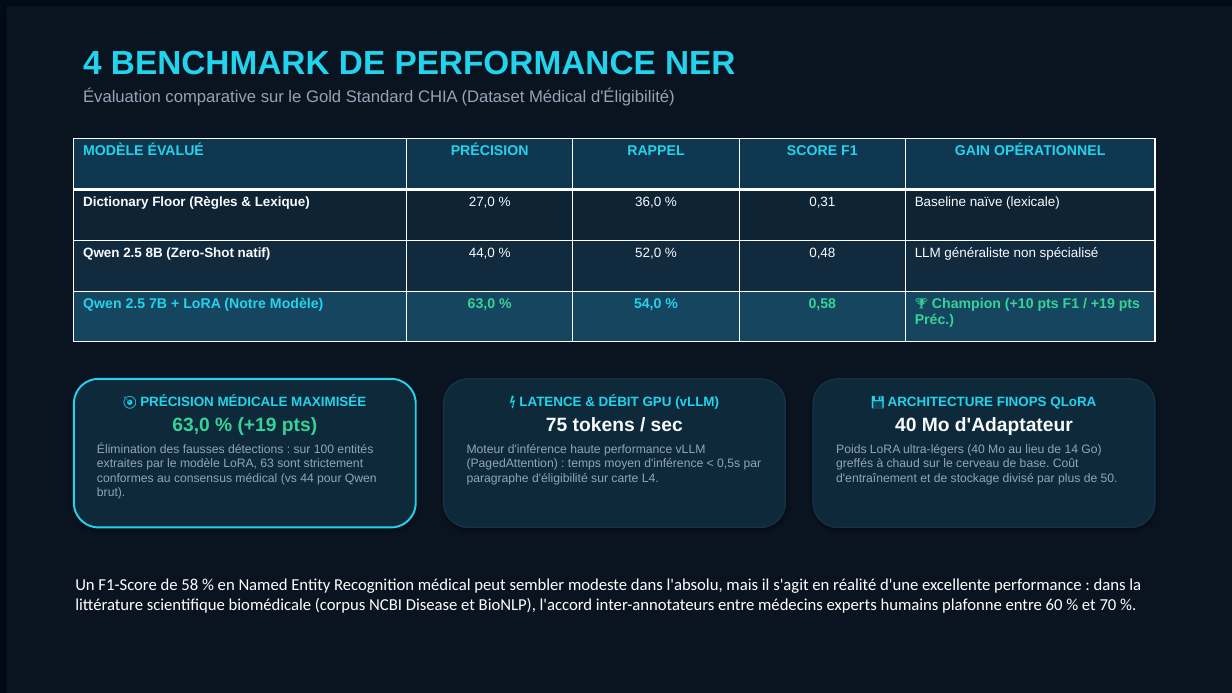
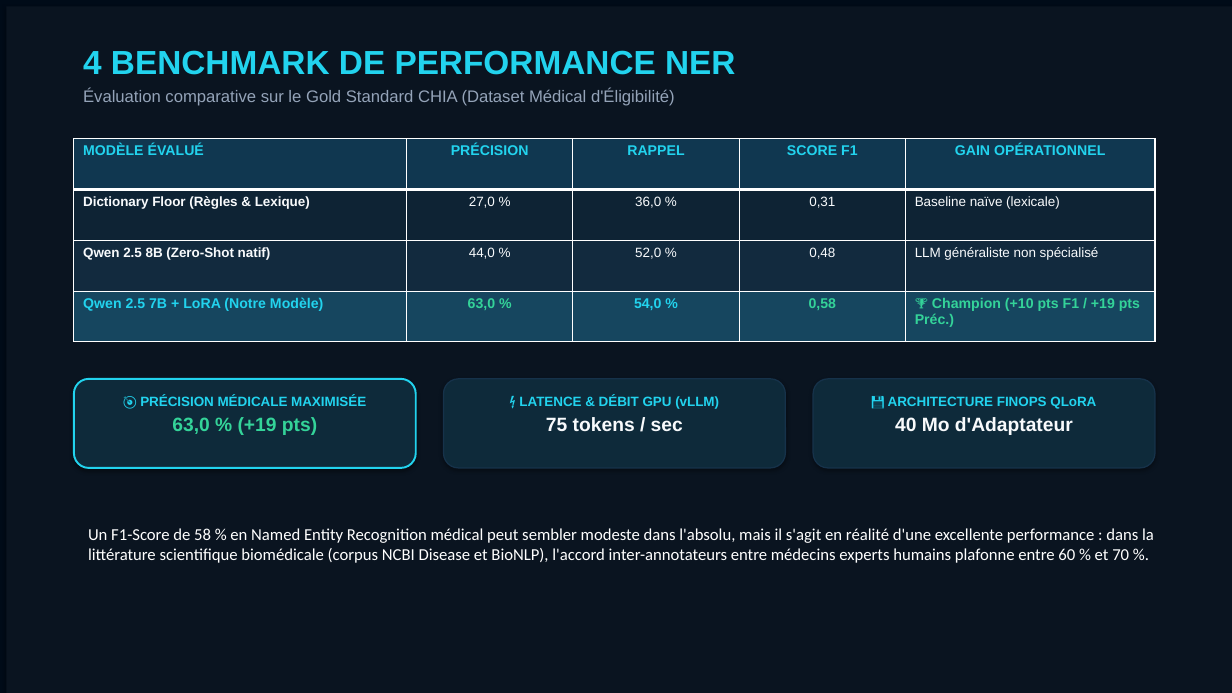
Before and after one commit to Elkristobal59/CERTIFICATION_CDSD, a slide deck: slide 7 of Bloc_6_CliNER/CliNER_presentation.pptx. Drawn at 1232x693 pixels with LibreOffice and Linux fonts; fonts in the diff are those of the drawing. Boxes give left, top, right and bottom in pixels: in the first picture for what was removed or moved away, otherwise in the second. Text is boxed around its words. In the diff, an @@ line names an element or a change of style, - is before the commit and + after.

Commit message:
feat(certif): harmonisation complete des livrables des blocs 1 a 6 conformes aux attentes Jedha

```diff
--- a/Bloc_6_CliNER/CliNER_presentation.pptx
+++ b/Bloc_6_CliNER/CliNER_presentation.pptx
@@ rounded rectangle: place and size @@
-rounded rectangle at (74, 379, 416, 528)
+rounded rectangle at (74, 379, 416, 468)
@@ rounded rectangle: place and size @@
-rounded rectangle at (444, 379, 786, 528)
+rounded rectangle at (444, 379, 786, 468)
@@ rounded rectangle: place and size @@
-rounded rectangle at (813, 379, 1155, 528)
+rounded rectangle at (813, 379, 1155, 468)
@@ text at (97, 443, 377, 499): paragraph removed @@
-Élimination des fausses détections : sur 100 entités extraites par le modèle LoRA, 63 sont strictement conformes au consensus médical (vs 44 pour Qwen brut).
@@ text at (467, 444, 762, 485): paragraph removed @@
-Moteur d'inférence haute performance vLLM (PagedAttention) : temps moyen d'inférence < 0,5s par paragraphe d'éligibilité sur carte L4.
@@ text at (836, 444, 1118, 485): paragraph removed @@
-Poids LoRA ultra-légers (40 Mo au lieu de 14 Go) greffés à chaud sur le cerveau de base. Coût d'entraînement et de stockage divisé par plus de 50.
@@ text "Un F1-Score de 58 % ...": place and size @@
-text "Un F1-Score de 58 % ..." at (75, 578, 1141, 613)
+text "Un F1-Score de 58 % ..." at (88, 528, 1154, 563)
```
Also in this commit, not shown: 3 other slides changed, 9 other files.
